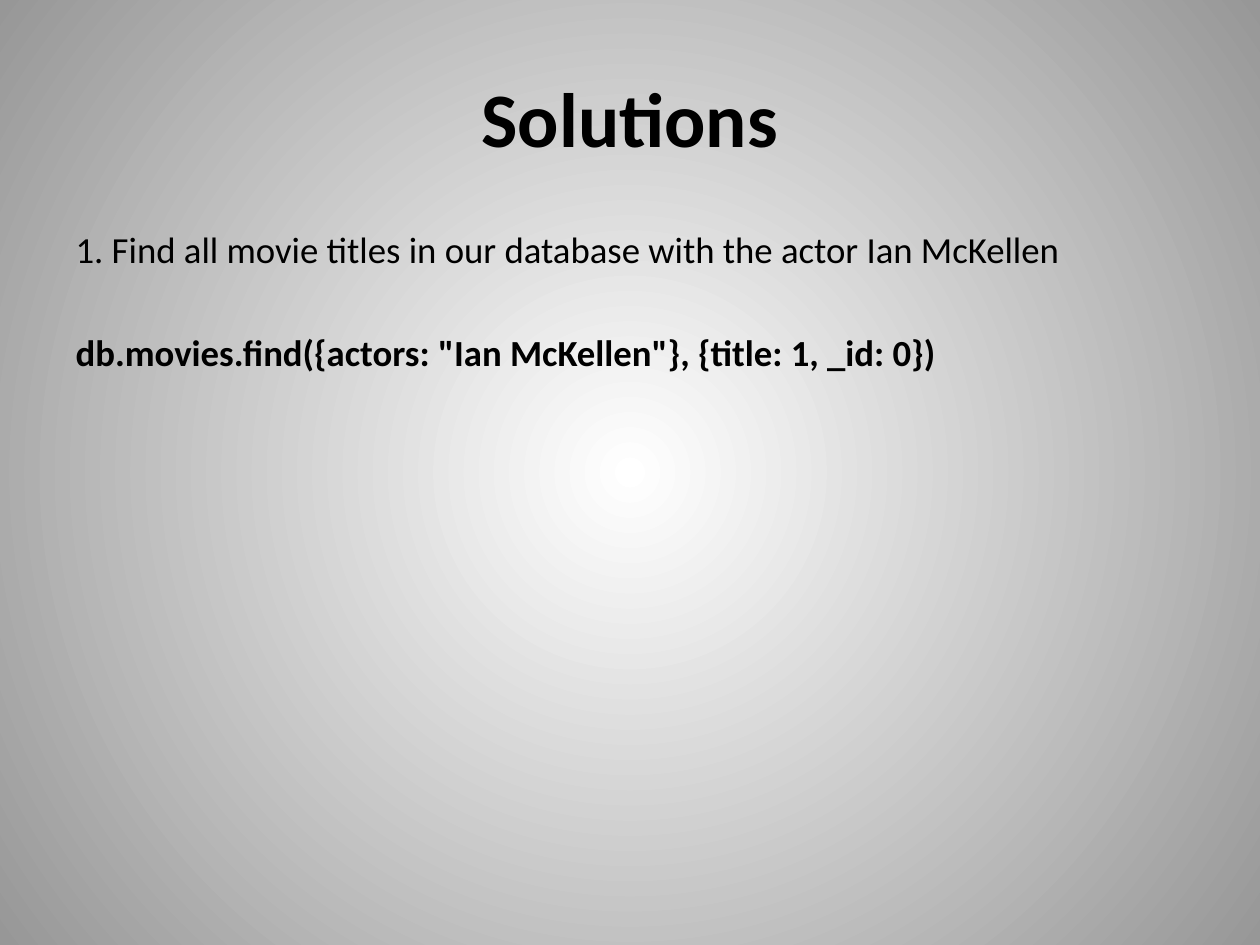
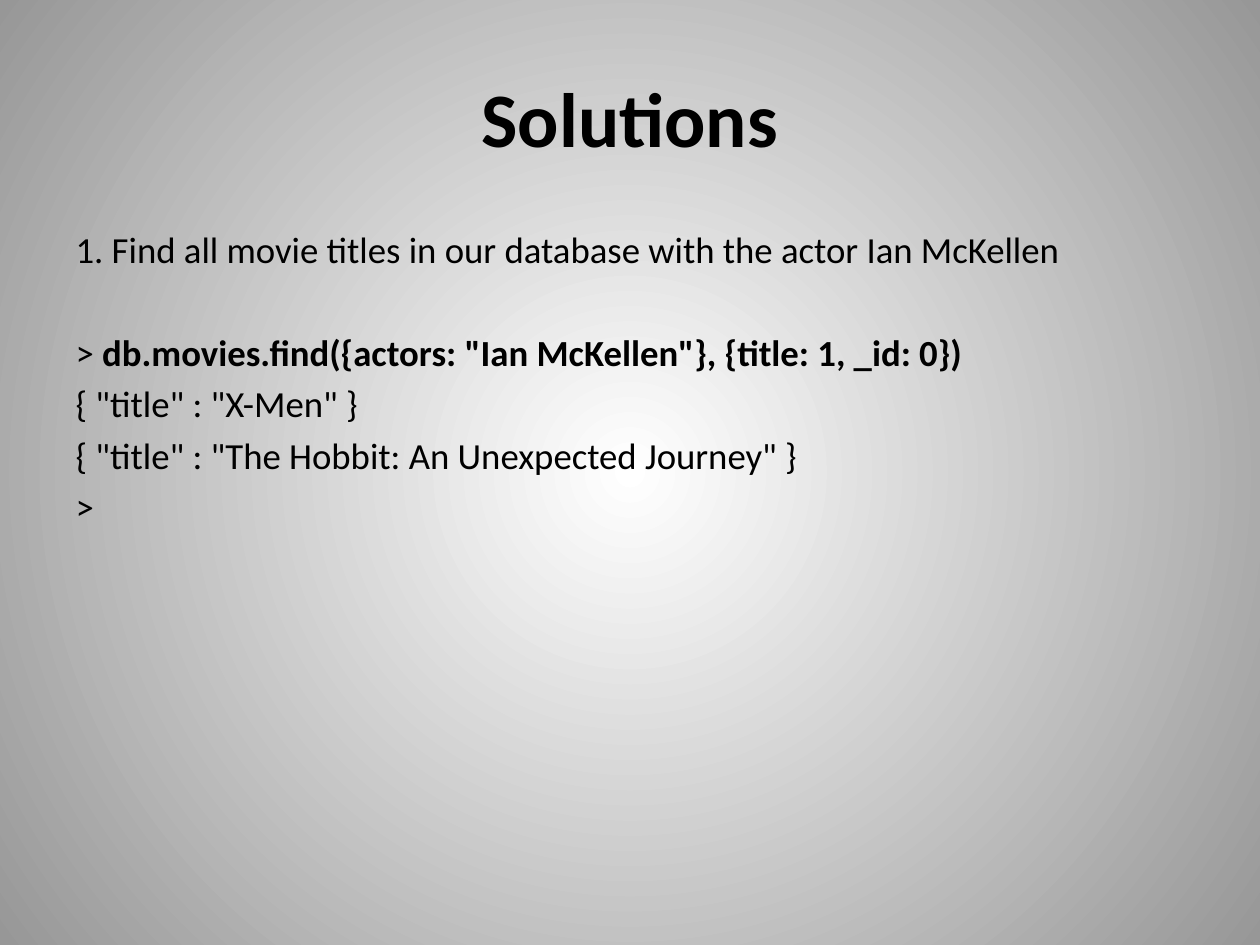
Before and after one commit to dvanvali/mongoDbPresentation, a slide deck: slide 18 of MongoDB.pptx. Drawn at 1260x945 pixels with LibreOffice and Linux fonts; fonts in the diff are those of the drawing. Boxes give left, top, right and bottom in pixels: in the first picture for what was removed or moved away, otherwise in the second. Text is boxed around its words. In the diff, an @@ line names an element or a change of style, - is before the commit and + after.

Commit message:
better solutions

```diff
--- a/MongoDB.pptx
+++ b/MongoDB.pptx
@@ text at [95, 339, 962, 475]: text changed; bold off @@
-db.movies.find({actors: "Ian McKellen"}, {title: 1, _id: 0})
+> db.movies.find({actors: "Ian McKellen"}, {title: 1, _id: 0})
+{ "title" : "X-Men" }
+{ "title" : "The Hobbit: An Unexpected Journey" }
+>
```
Also in this commit, not shown: 12 other slides changed, 1 other file.
